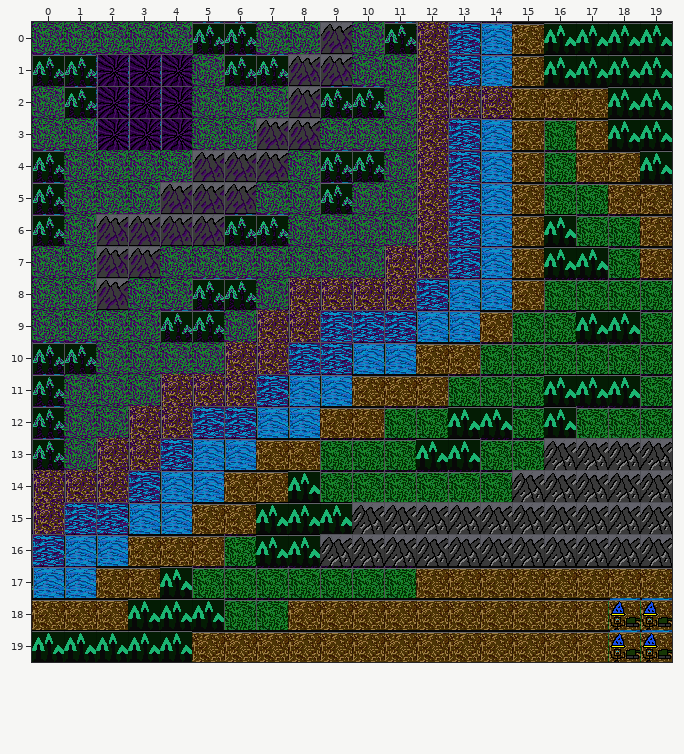
Two states of a Tiled map, tileMap_v01.tmx. This is how it looked before the edit.
Cells are 32x32 px. Shown: x 0..19, y 0..19.
Once edited:
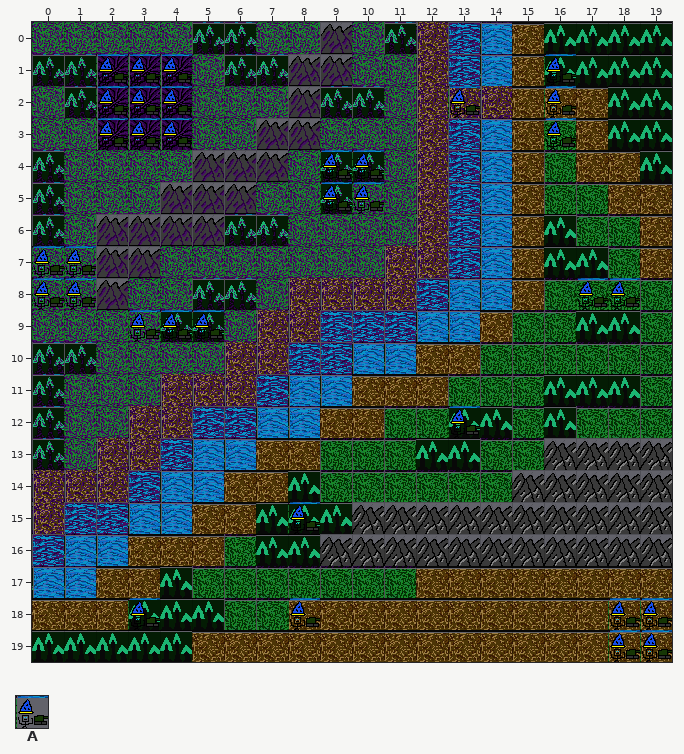
Key: from "warp_tileMap": A 11.
_ is an empty cell.
What changed:
Layer "Tile Layer 2":
There is now tile A in row 1 at x 2 to 4 and 16; in row 2 at x 2 to 4, 13 and 16; in row 3 at x 2 to 4 and 16; in rows 4 to 5 at x 9 to 10; in row 7 at x 0 to 1; in row 8 at x 0 to 1 and 17 to 18.
There is now tile A in row 9 at x 3 to 5; in row 12 at x 13; in row 15 at x 8; in row 18 at x 3 and 8.
